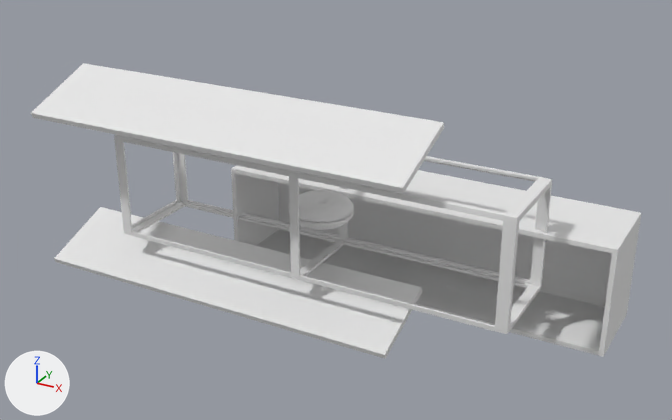
Before and after pictures for a commit that changed the OBJ model assets/models/BagelCounter.obj.
Before and after are seen from a 50 mm lens placed at (4.87, -8.5, 4.29), pointed at (0.08, 0.2, -0.07). Arrows for +X, +Y and +Z are at lower left; the lights stay in place. The first picture is the older version. Where no turn or scale is listed for an object, it has been applied to the vertices.

The first picture shows 'BagelCounter'.
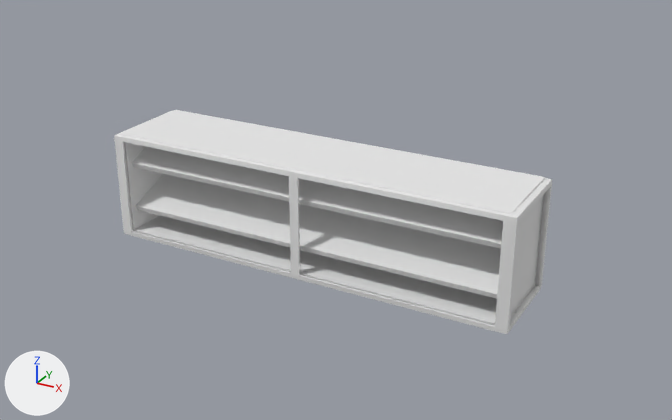
Location of each change, [x1, y1, x2, y2] in pixels of the pictures (672 x 420 px; the box of a moved part takes in the faces that stretch with it):
'BagelCounter', reshaped (28% narrower, 24% shorter): before [31, 63, 641, 359]; after [114, 110, 552, 334]
part 1 of me_bagelcounter, moved or reshaped: before [31, 63, 444, 193]; after [132, 147, 503, 248]
part 2 of me_bagelcounter, moved or reshaped: before [54, 207, 422, 359]; after [136, 174, 501, 299]
part 3 of me_bagelcounter, moved or reshaped: before [231, 165, 641, 357]; after [121, 110, 545, 325]
part 4 of me_bagelcounter, deleted: before [288, 212, 353, 230]
part 5 of me_bagelcounter, deleted: before [288, 190, 354, 222]

The edits, one by one:
me_bagelcounter is used by ob_bagelcounter; location (0.0, 0.0, 0.0).
me_bagelcounter had 946 vertices, 974 faces and spanned x -3.47..3.26, y -1.18..1.51, z -1.24..1.37.
me_bagelcounter now has 264 vertices, 274 faces and spans x -2.49..2.49, y -0.59..0.56, z -0.63..0.68.
me_bagelcounter part 1: the loose piece of 8 vertices spanning x -3.17..1.55, y -1.18..-0.23, z 0.93..1.37 is moved by (0.81, 0.7, -0.7).
me_bagelcounter part 2: the loose piece of 8 vertices spanning x -3.47..1.25, y -0.85..0.11, z -1.16..-0.72 is moved by (1.11, 0.37, 0.83).
me_bagelcounter part 3: the loose piece of 16 vertices spanning x -1.56..3.26, y 0.45..1.51, z -1.24..0.07 is moved by (-0.85, -1.0, 0.61).
me_bagelcounter part 4: the loose piece of 320 vertices spanning x -0.38..0.38, y -0.38..0.38, z -0.13..0.0 is deleted.
me_bagelcounter part 5: the loose piece of 320 vertices spanning x -0.38..0.38, y -0.38..0.38, z 0.0..0.13 is deleted.
Other edits to the shape of me_bagelcounter do not show in these pictures.
